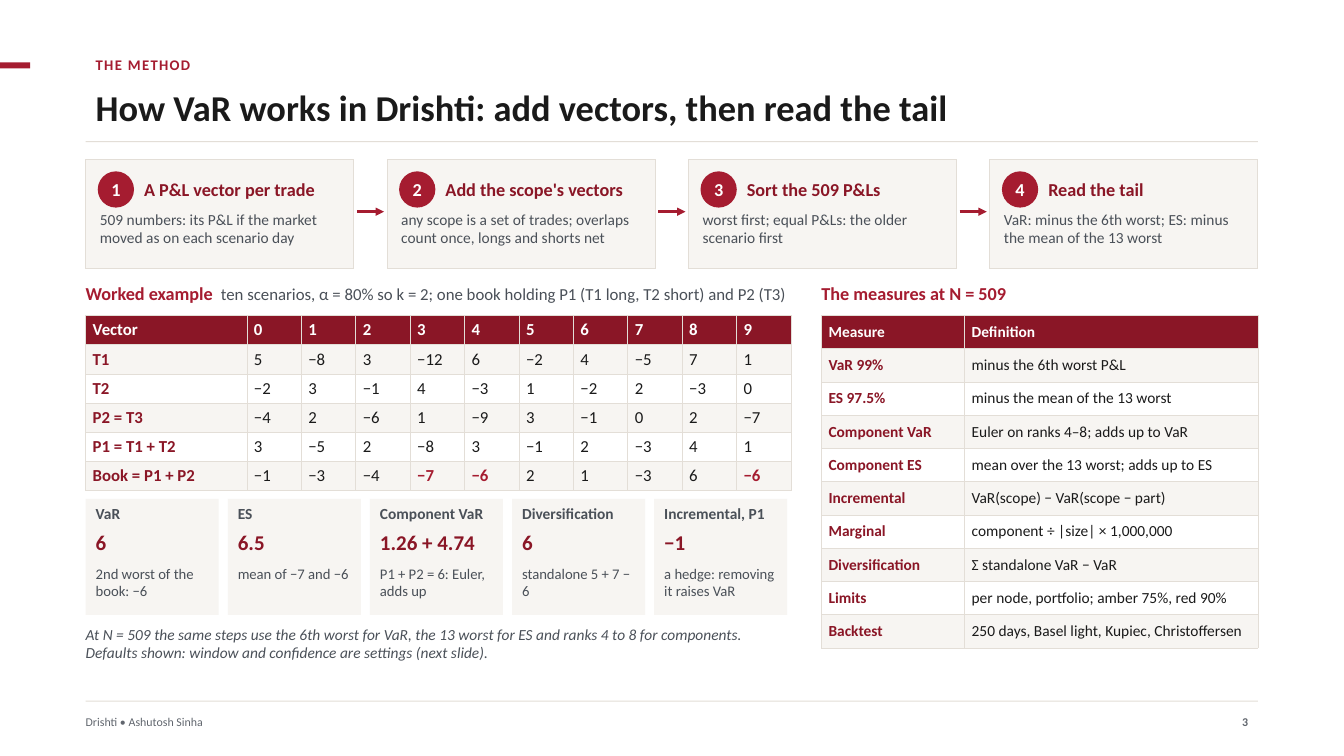
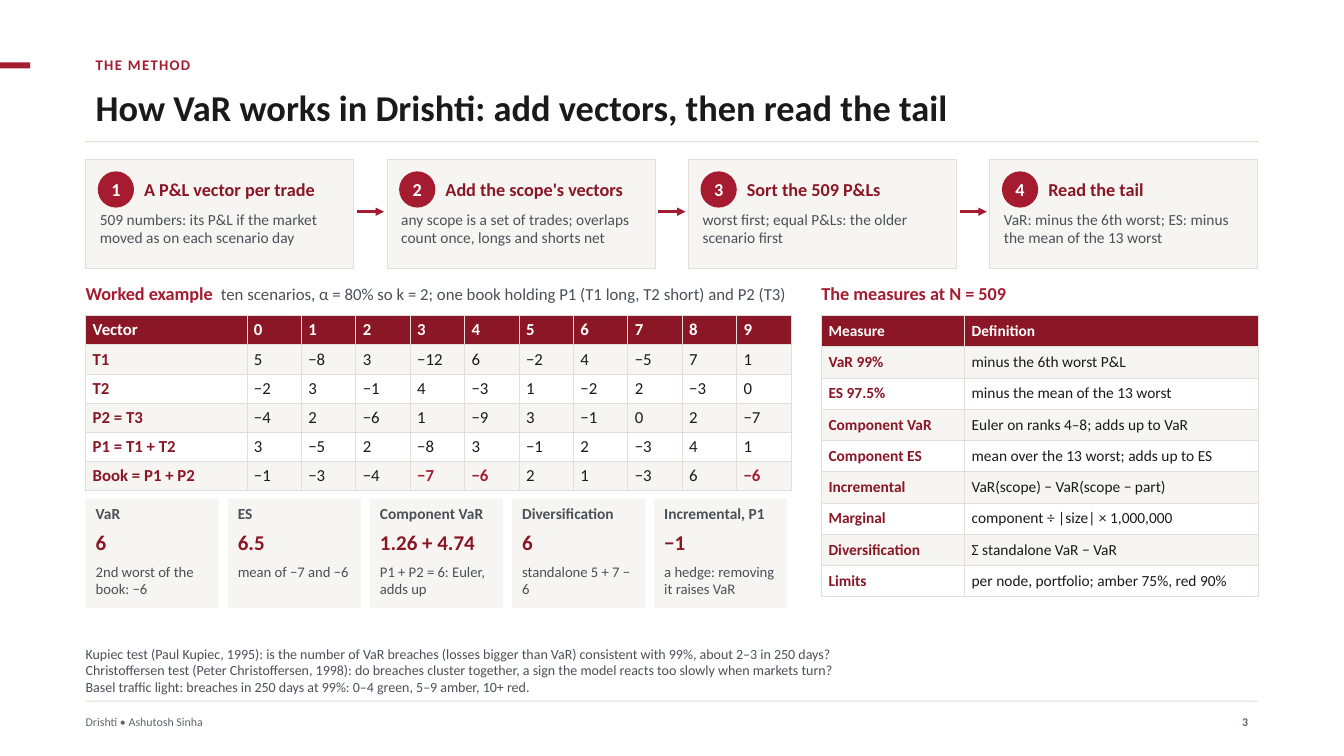
Before and after one commit to ajsinha/drishti, a slide deck: slide 3 of docs/publications/Drishti-VaR-Engine.pptx. Drawn at 1344x756 pixels with LibreOffice and Linux fonts; fonts in the diff are those of the drawing. Boxes give left, top, right and bottom in pixels: in the first picture for what was removed or moved away, otherwise in the second. Text is boxed around its words. In the diff, an @@ line names an element or a change of style, - is before the commit and + after.

Commit message:
The VaR engine deck explains its backtests: a footnote naming the Kupiec test, the Christoffersen test and the Basel traffic light

```diff
--- a/docs/publications/Drishti-VaR-Engine.pptx
+++ b/docs/publications/Drishti-VaR-Engine.pptx
@@ table at bbox=[822, 316, 1258, 597] @@
-row 10: Backtest | 250 days, Basel light, Kupiec, Christoffersen
@@ rectangle: place and size @@
-rectangle at bbox=[86, 499, 219, 615]
+rectangle at bbox=[86, 499, 219, 608]
@@ rectangle: place and size @@
-rectangle at bbox=[228, 499, 361, 615]
+rectangle at bbox=[228, 499, 361, 608]
@@ rectangle: place and size @@
-rectangle at bbox=[370, 499, 503, 615]
+rectangle at bbox=[370, 499, 503, 608]
@@ rectangle: place and size @@
-rectangle at bbox=[512, 499, 645, 615]
+rectangle at bbox=[512, 499, 645, 608]
@@ rectangle: place and size @@
-rectangle at bbox=[654, 499, 787, 615]
+rectangle at bbox=[654, 499, 787, 608]
@@ text at bbox=[86, 649, 833, 695]: text changed; size 11 to 10 pt; italic off @@
-At N = 509 the same steps use the 6th worst for VaR, the 13 worst for ES and ranks 4 to 8 for components. Defaults shown: window and confidence are settings (next slide).
+Kupiec test (Paul Kupiec, 1995): is the number of VaR breaches (losses bigger than VaR) consistent with 99%, about 2–3 in 250 days?
+Christoffersen test (Peter Christoffersen, 1998): do breaches cluster together, a sign the model reacts too slowly when markets turn?
+Basel traffic light: breaches in 250 days at 99%: 0–4 green, 5–9 amber, 10+ red.
@@ text "Kupiec test (Paul Kupiec, 1995): ..." at bbox=[86, 649, 833, 695]: vertical alignment top to bottom @@
```
Also in this commit, not shown: 1 other slide changed, 1 other file.
